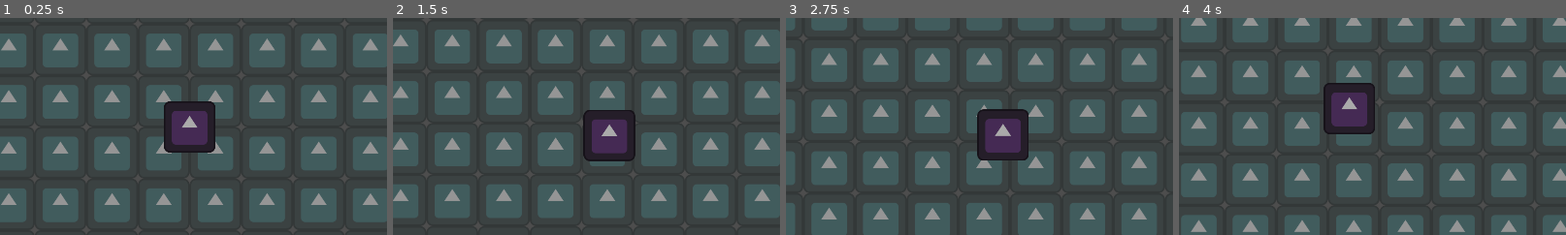
Above: before the commit, frames 1-4 (left to right).
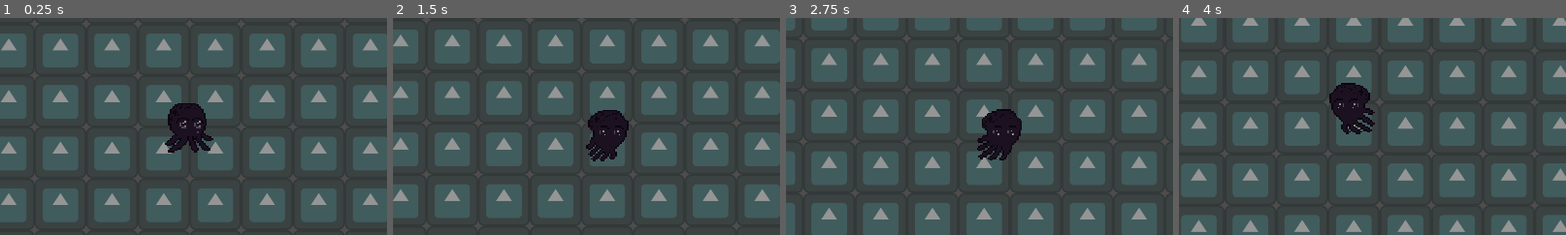
Above: after the commit, the same moments.

Repository: alfroids/tidal-storm
Game: Godot game, scene res://scenes/levels/main.tscn
Two runs of this game, one before a commit and one after it. Both use one fixed random seed, a clock stepped at 60 frames per second and the inputs below. This scene is started directly instead of the project's main scene. The engine's default icon, where the game draws it, is replaced by a stand-in: a white triangle on a blue panel in a dark square.
Inputs:
- Up to frame 1 (0.25 s): no input
- Up to frame 2 (1.5 s): hold D (move_right) 0.53-1.28 s; hold S (move_down) from 1.28 s (still down)
- Up to frame 3 (2.75 s): release S (move_down) at 2.03 s; hold D (move_right) from 2.03 s (still down)
- Up to frame 4 (4 s): release D (move_right) at 2.78 s; hold W (move_up) 2.78-3.53 s; hold A (move_left) from 3.53 s (still down)
The pictures show only the part of the screen within x 26-75%, y 25-75%; the shares and areas given below are measured in that part.

The runs differ from the first frame. In frame 1, 2.6% of the frame differs, in the area x 42-56%, y 38-63%; in frame 2, 2.7%, in the area x 49-63%, y 42-67%; in frame 3, 2.6%; in frame 4, 2.6%.

Commit message:
Octopus sprite implemented in the player scene

Diff:
--- a/scenes/fish/fish.gd
+++ b/scenes/fish/fish.gd
@@ -1,7 +1,7 @@
 class_name Fish
 extends CharacterBody2D
 
-
+@export var _anim: AnimationPlayer
 
 @export_range(100.0, 2000.0, 50.0, "or_greater", "suffix:px/s") var MAX_SPEED: float = 400.0
 @export_range(100.0, 2000.0, 50.0, "or_greater", "suffix:px/s²") var ACCELARTION: float = 1600.0
@@ -23,4 +23,14 @@
 		velocity += delta * ACCELARTION * move_dir
 		velocity = velocity.limit_length(MAX_SPEED)
 
+	if velocity == Vector2.ZERO:
+		_anim.play("idle")
+	else:
+		if move_x == 1:
+			_anim.play("swim")
+			$Sprite2D.flip_h = false
+		elif move_x == -1:
+			_anim.play("swim")
+			$Sprite2D.flip_h = true
+
 	move_and_slide()
--- a/scenes/fish/fish.tscn
+++ b/scenes/fish/fish.tscn
@@ -1,8 +1,8 @@
-[gd_scene load_steps=6 format=3 uid="uid://bb21uipacresu"]
+[gd_scene load_steps=10 format=3 uid="uid://bb21uipacresu"]
 
-[ext_resource type="Texture2D" uid="uid://dc2g5hdov4cvd" path="res://assets/icon.svg" id="1_bvb3k"]
 [ext_resource type="Script" path="res://scenes/fish/fish.gd" id="1_qo50e"]
 [ext_resource type="Shader" uid="uid://clqjl3sufgdba" path="res://assets/shaders/recolor.tres" id="2_0kxy3"]
+[ext_resource type="Texture2D" uid="uid://b5xpej7262eyn" path="res://assets/sprites/octopus_sprite_sheet.png" id="3_jijj6"]
 
 [sub_resource type="ShaderMaterial" id="ShaderMaterial_wto4o"]
 shader = ExtResource("2_0kxy3")
@@ -11,15 +11,82 @@
 [sub_resource type="RectangleShape2D" id="RectangleShape2D_vvrfm"]
 size = Vector2(128, 128)
 
-[node name="Fish" type="CharacterBody2D"]
+[sub_resource type="Animation" id="Animation_uq6eq"]
+resource_name = "idle"
+loop_mode = 1
+step = 0.25
+tracks/0/type = "value"
+tracks/0/imported = false
+tracks/0/enabled = true
+tracks/0/path = NodePath("Sprite2D:frame")
+tracks/0/interp = 1
+tracks/0/loop_wrap = true
+tracks/0/keys = {
+"times": PackedFloat32Array(0, 0.25, 0.5, 0.75),
+"transitions": PackedFloat32Array(1, 1, 1, 1),
+"update": 1,
+"values": [8, 9, 10, 11]
+}
+
+[sub_resource type="Animation" id="Animation_80m3o"]
+length = 0.001
+tracks/0/type = "value"
+tracks/0/imported = false
+tracks/0/enabled = true
+tracks/0/path = NodePath("Sprite2D:frame")
+tracks/0/interp = 1
+tracks/0/loop_wrap = true
+tracks/0/keys = {
+"times": PackedFloat32Array(0),
+"transitions": PackedFloat32Array(1),
+"update": 1,
+"values": [8]
+}
+
+[sub_resource type="Animation" id="Animation_8ntpu"]
+resource_name = "swim"
+loop_mode = 1
+step = 0.25
+tracks/0/type = "value"
+tracks/0/imported = false
+tracks/0/enabled = true
+tracks/0/path = NodePath("Sprite2D:frame")
+tracks/0/interp = 1
+tracks/0/loop_wrap = true
+tracks/0/keys = {
+"times": PackedFloat32Array(0, 0.25, 0.5, 0.75),
+"transitions": PackedFloat32Array(1, 1, 1, 1),
+"update": 1,
+"values": [16, 17, 18, 19]
+}
+
+[sub_resource type="AnimationLibrary" id="AnimationLibrary_f26uh"]
+_data = {
+"RESET": SubResource("Animation_80m3o"),
+"idle": SubResource("Animation_uq6eq"),
+"swim": SubResource("Animation_8ntpu")
+}
+
+[node name="Fish" type="CharacterBody2D" node_paths=PackedStringArray("_anim")]
 collision_mask = 4
 motion_mode = 1
 script = ExtResource("1_qo50e")
+_anim = NodePath("AnimationPlayer")
 
 [node name="Sprite2D" type="Sprite2D" parent="."]
+texture_filter = 1
 material = SubResource("ShaderMaterial_wto4o")
-texture = ExtResource("1_bvb3k")
+position = Vector2(-1, 0)
+scale = Vector2(4, 4)
+texture = ExtResource("3_jijj6")
+hframes = 8
+vframes = 3
+frame = 8
 
 [node name="CollisionShape2D" type="CollisionShape2D" parent="."]
-visible = false
 shape = SubResource("RectangleShape2D_vvrfm")
+
+[node name="AnimationPlayer" type="AnimationPlayer" parent="."]
+libraries = {
+"": SubResource("AnimationLibrary_f26uh")
+}
--- a/scenes/levels/main.tscn
+++ b/scenes/levels/main.tscn
@@ -48,7 +48,4 @@
 [node name="SpawnLocation2" parent="BoatManager" index="1"]
 position = Vector2(2944, 0)
 
-[node name="MoveLocation" parent="BoatManager/MovePath" index="0"]
-position = Vector2(-2560, 0)
-
 [editable path="BoatManager"]
Binary file added: assets/sprites/octopus_sprite_sheet.png
Not shown, added: assets/sprites/octopus_sprite_sheet.png.import
